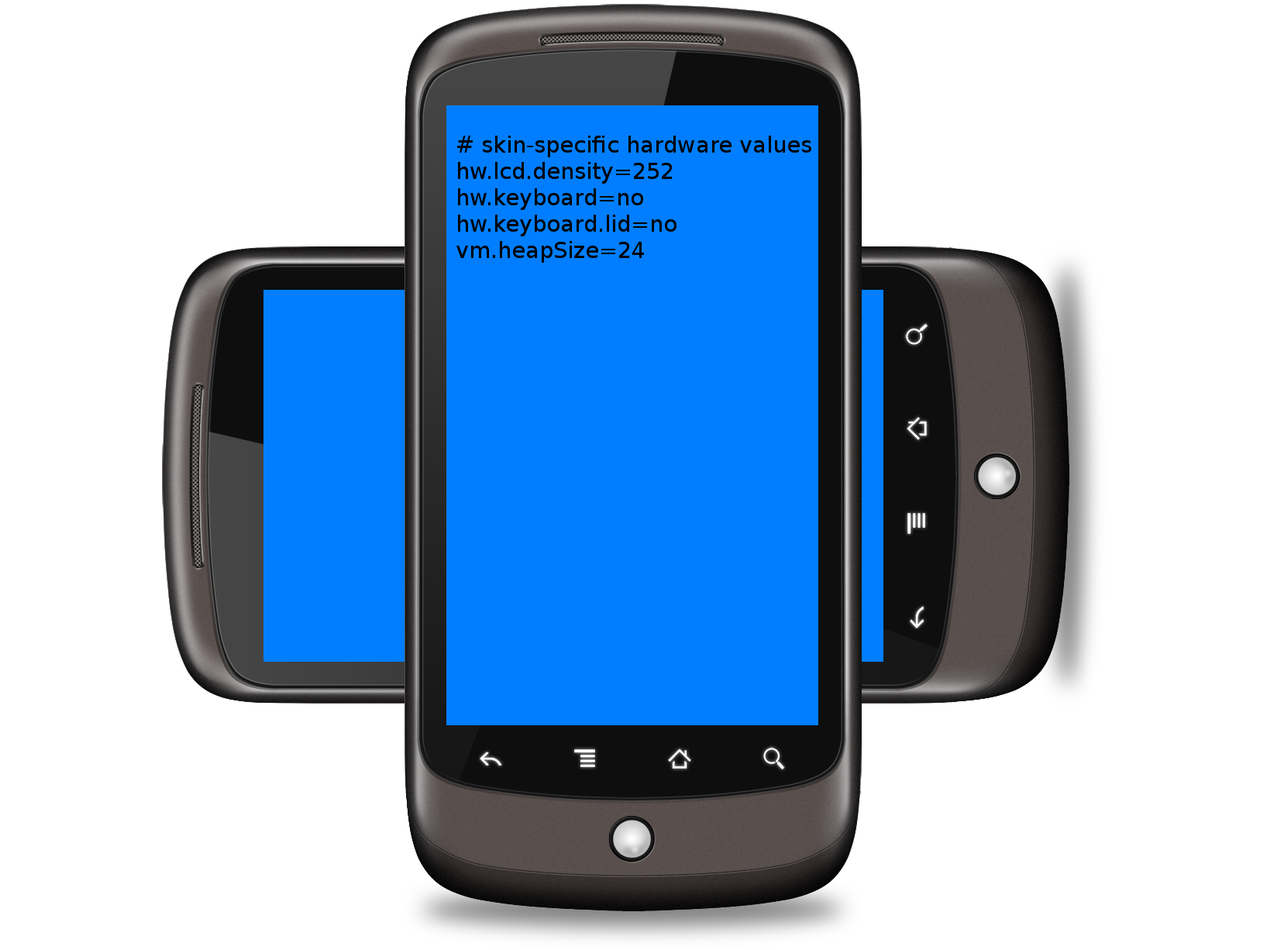
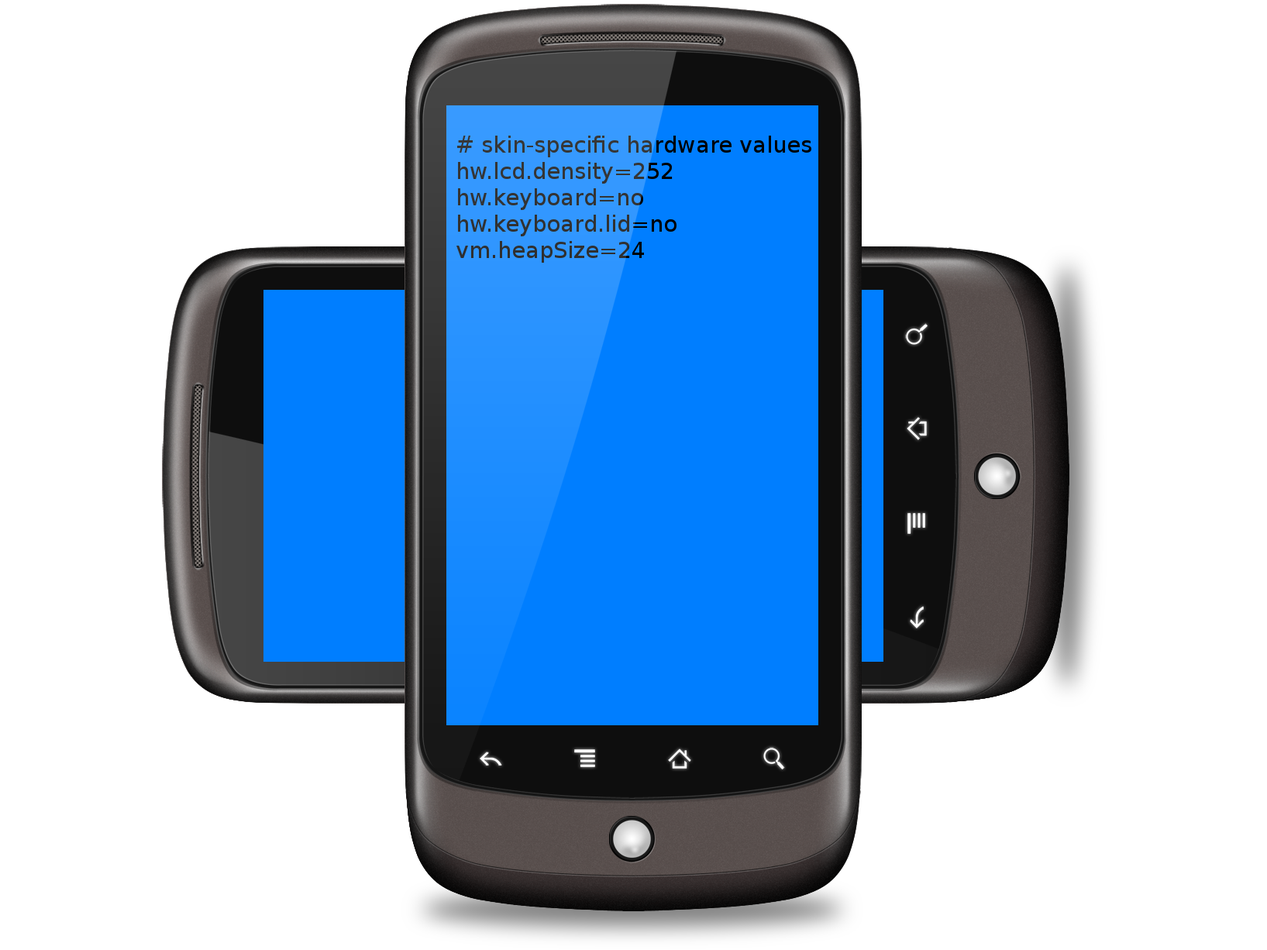
Layered file, before and after one edit (1267 x 950). Changes by layer:
added layer "overlay.png" above "hardware.ini" over [446, 105, 665, 726]
